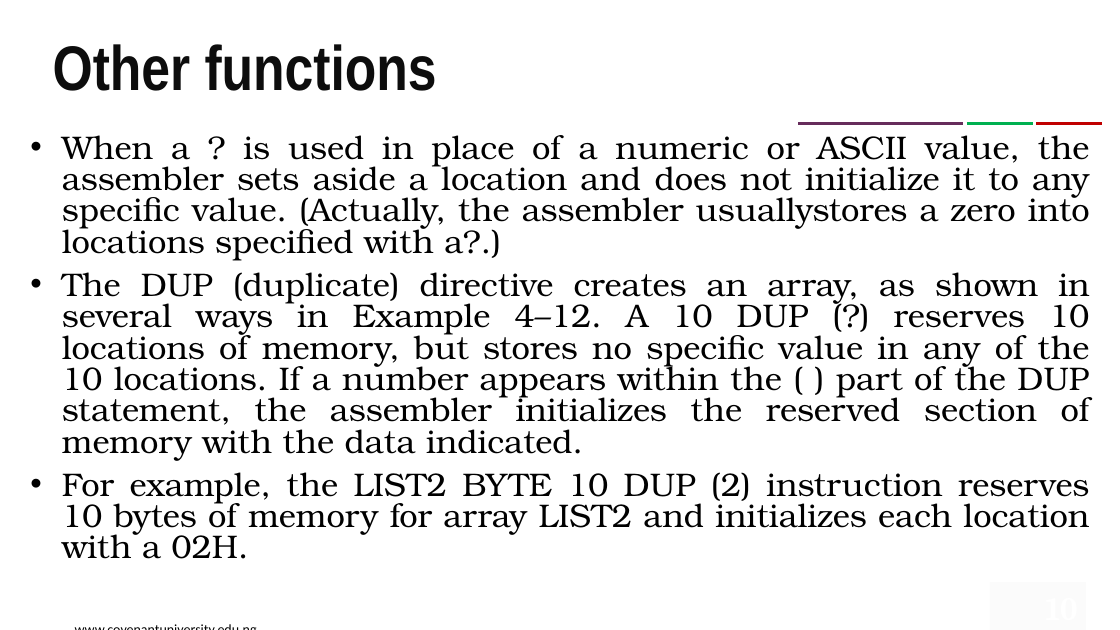
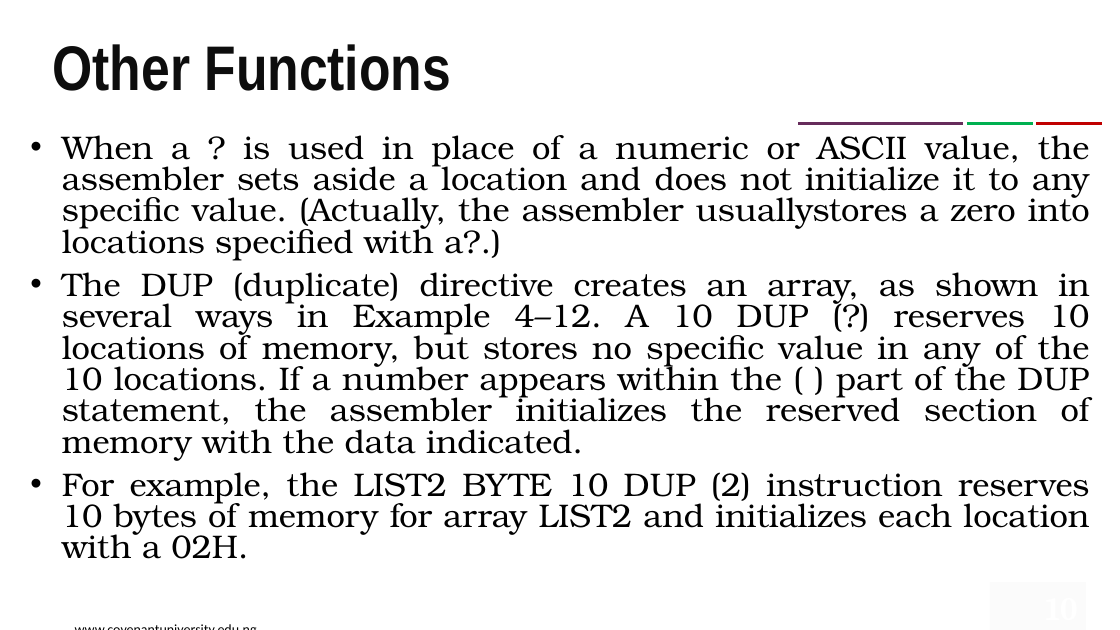
Before and after one commit to RuyiOne/CEN-416-Assignments, a slide deck: slide 10 of Module 4.pptx. Drawn at 1120x630 pixels with LibreOffice and Linux fonts; fonts in the diff are those of the drawing; background and template pictures are left out. Boxes give left, top, right and bottom in pixels: in the first picture for what was removed or moved away, otherwise in the second. Text is boxed around its words. In the diff, an @@ line names an element or a change of style, - is before the commit and + after.

```diff
--- a/Module 4.pptx
+++ b/Module 4.pptx
@@ title at (x1=53, y1=44, x2=451, y2=91): text changed @@
-Other functions
+Other Functions
```
Also in this commit, not shown: 5 slides added.
